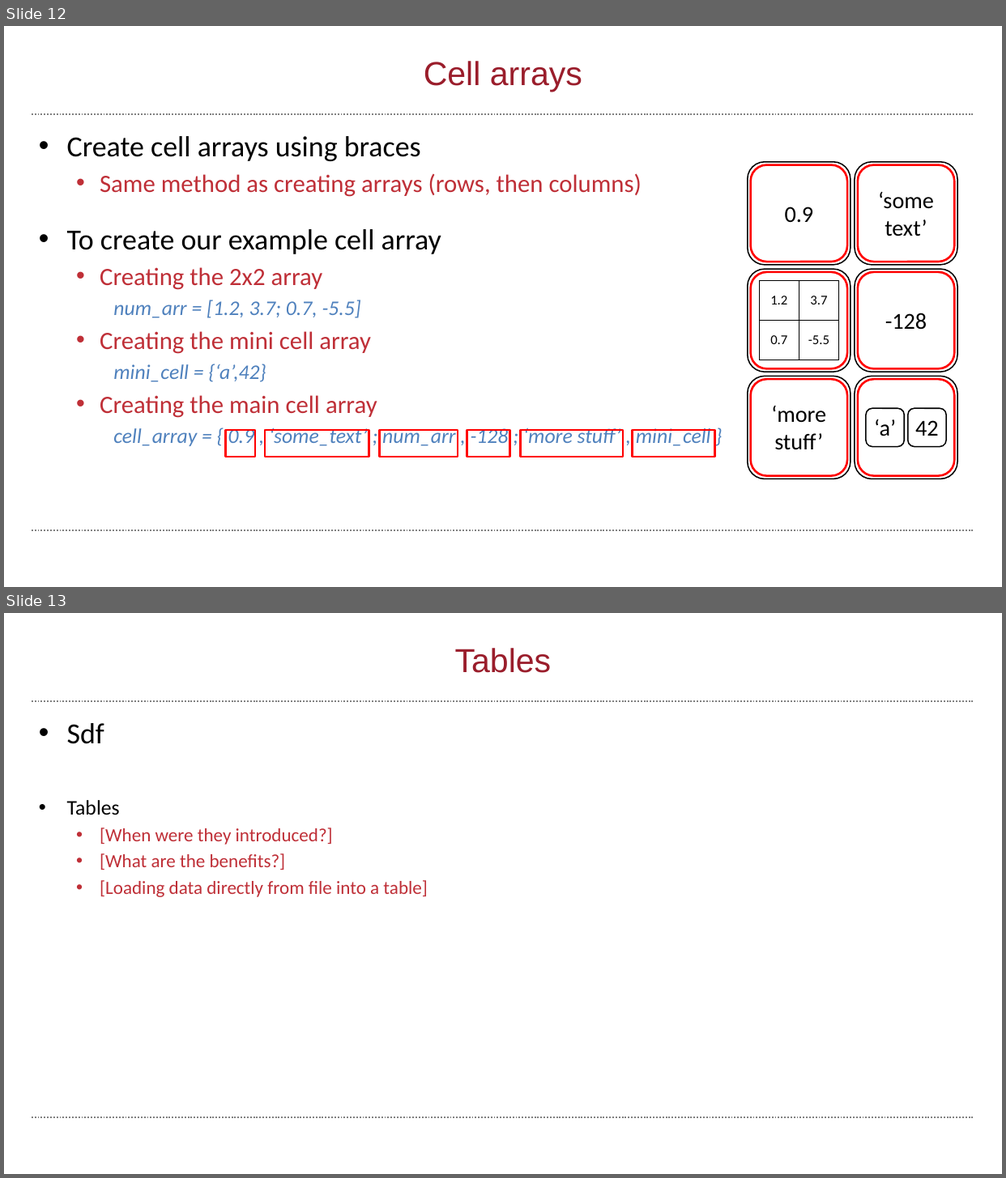
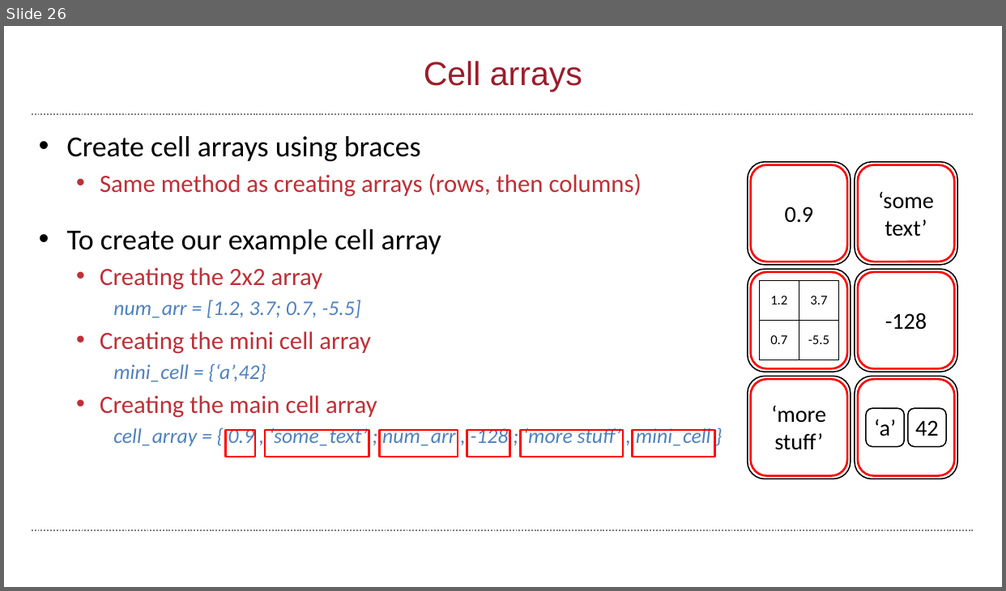
Before and after one commit to wbif-bristol/MATLAB-course, a slide deck: Session 3 - Advanced data structures/MATLAB Session 3.pptx. Shown one above the other, each under a label of ours: slides 12 and 13 before the commit, slide 26 after it. The pictures are 1006x1178 and 1006x591 pixels, drawn with LibreOffice and Linux fonts; fonts in the diff are those of the drawing; background and template pictures are left out. Boxes give left, top, right and bottom in pixels: in the first picture for what was removed or moved away, otherwise in the second. Text is boxed around its words. In the diff, an @@ line names an element or a change of style, - is before the commit and + after.

```diff
--- a/Session 3 - Advanced data structures/MATLAB Session 3.pptx
+++ b/Session 3 - Advanced data structures/MATLAB Session 3.pptx
@@ slide 13 removed at [4,613,1002,1174], background #FFFFFF; not listed: 2 template elements that a slide beside it also shows @@
@@ title removed at [455,648,552,673] @@
-Tables
@@ text removed at [67,723,427,897] @@
-• Sdf
-• Tables
-  • [When were they introduced?]
-  • [What are the benefits?]
-  • [Loading data directly from file into a table]
@@ what was slide 12 is now slide 26 @@
```
Also in this commit, not shown: 9 slides changed, 19 slides added, 22 other files.
